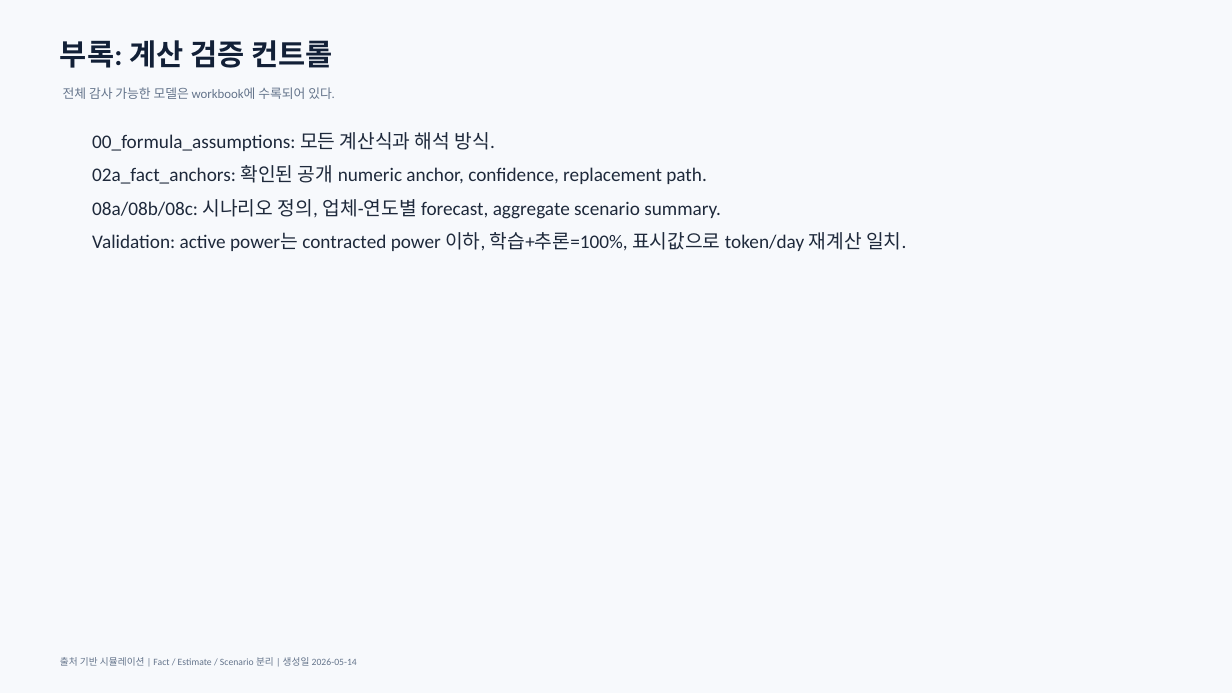
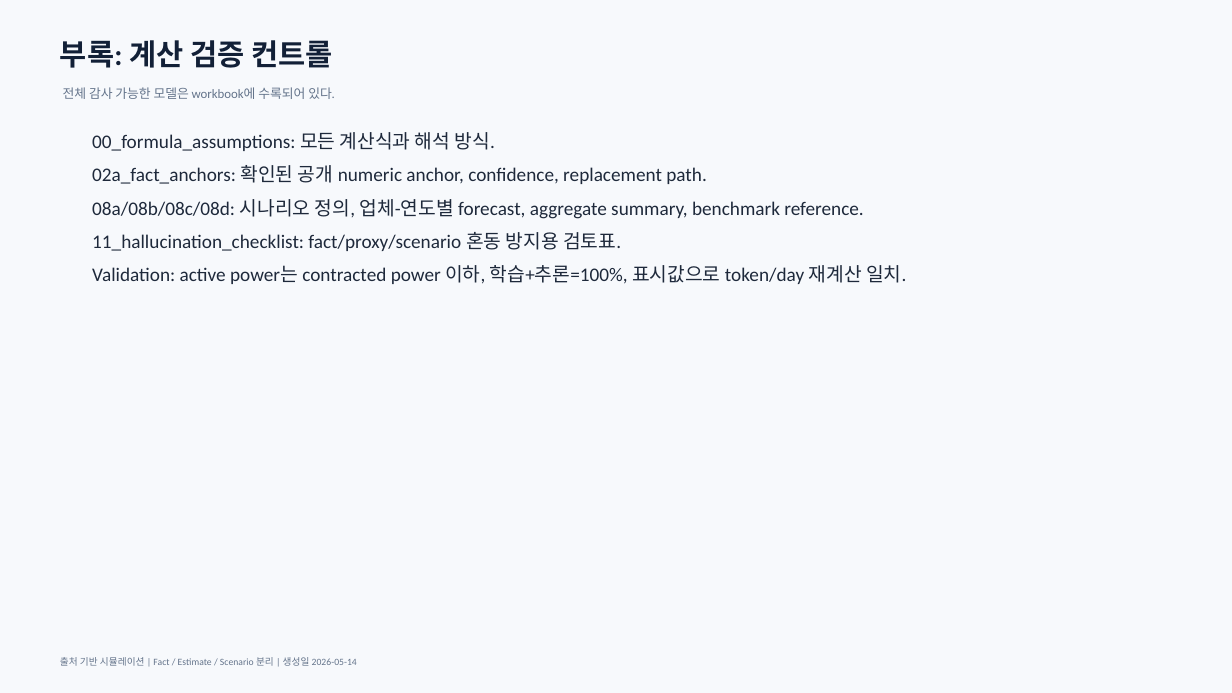
Before and after one commit to abcd00ou/Codex, a slide deck: slide 14 of ai_scm_project/outputs/reports/llm_token_capacity_2026_2030.pptx (slide 12 before the commit). Drawn at 1232x693 pixels with LibreOffice and Linux fonts; fonts in the diff are those of the drawing. Boxes give left, top, right and bottom in pixels: in the first picture for what was removed or moved away, otherwise in the second. Text is boxed around its words. In the diff, an @@ line names an element or a change of style, - is before the commit and + after.

Commit message:
Add Anthropic benchmark and hallucination audit

```diff
--- a/ai_scm_project/outputs/reports/llm_token_capacity_2026_2030.pptx
+++ b/ai_scm_project/outputs/reports/llm_token_capacity_2026_2030.pptx
@@ text at box(92, 199, 863, 251): text changed @@
-08a/08b/08c: 시나리오 정의, 업체-연도별 forecast, aggregate scenario summary.
+08a/08b/08c/08d: 시나리오 정의, 업체-연도별 forecast, aggregate summary, benchmark reference.
+11_hallucination_checklist: fact/proxy/scenario 혼동 방지용 검토표.
```
Also in this commit, not shown: 6 other slides changed, 2 slides added, 5 other files.
